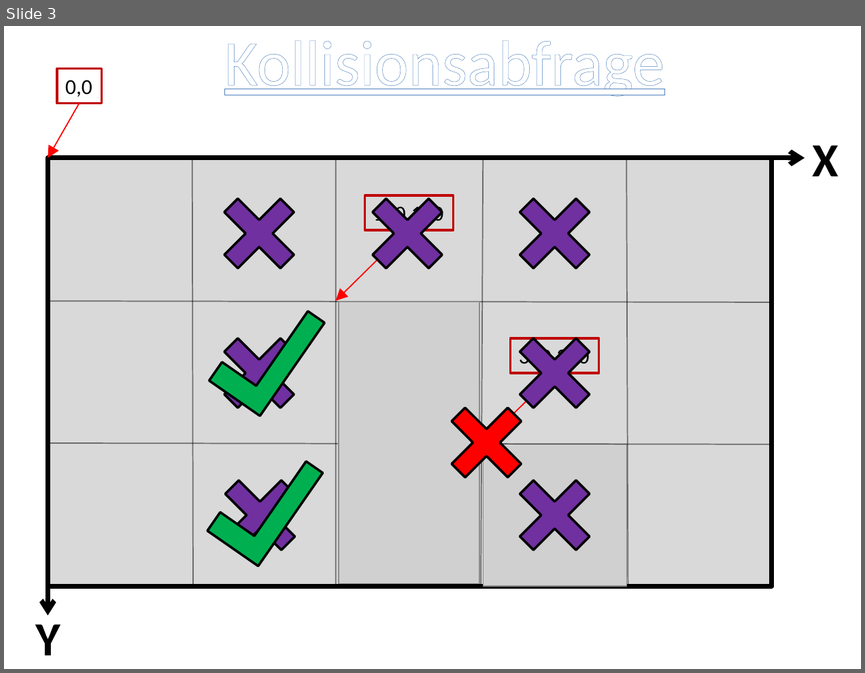
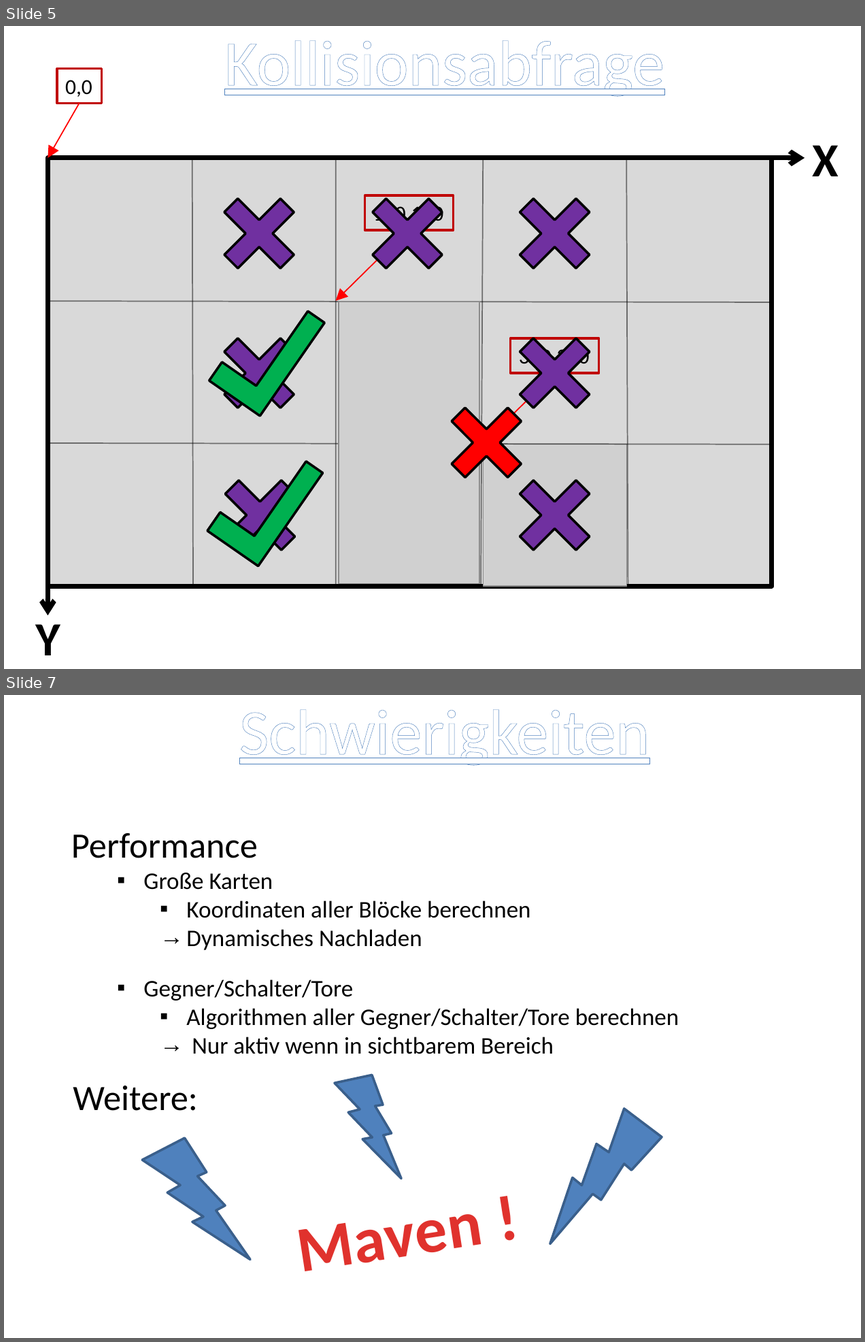
Before and after one commit to bjoern42/seproject42, a slide deck: seproject42.pptx. Shown one above the other, each under a label of ours: slide 3 before the commit, slides 5 and 7 after it; the slides between them are not shown. The pictures are 865x673 and 865x1342 pixels, drawn with LibreOffice and Linux fonts; fonts in the diff are those of the drawing; grey boxes stand for pictures. Boxes give left, top, right and bottom in pixels: in the first picture for what was removed or moved away, otherwise in the second. Text is boxed around its words. In the diff, an @@ line names an element or a change of style, - is before the commit and + after.

```diff
--- a/seproject42.pptx
+++ b/seproject42.pptx
@@ slide 7 added at <box>4,695,861,1338</box>, background #FFFFFF @@
@@ text added at <box>239,709,649,766</box>, 54 pt, text #FFFFFF, underline @@
+Schwierigkeiten
@@ text added at <box>71,833,258,858</box>, 30 pt, text #000000 @@
+Performance
@@ text added at <box>143,872,679,1054</box>, 20 pt, text #000000 @@
+▪ Große Karten
+  ▪ Koordinaten aller Blöcke berechnen
+  → Dynamisches Nachladen
+▪ Gegner/Schalter/Tore
+  ▪ Algorithmen aller Gegner/Schalter/Tore berechnen
+  → Nur aktiv wenn in sichtbarem Bereich
@@ lightning bolt added at <box>316,1066,424,1178</box>, fill #4F81BD, outline #3A5F8C 2 pt @@
@@ text added at <box>73,1085,198,1110</box>, 30 pt, text #000000 @@
+Weitere:
@@ lightning bolt added at <box>515,1099,683,1243</box>, fill #4F81BD, outline #3A5F8C 2 pt @@
@@ lightning bolt added at <box>142,1138,250,1259</box>, fill #4F81BD, outline #3A5F8C 2 pt @@
@@ text added at <box>280,1168,533,1291</box>, 54 pt, text gradient #E0322D to #A2201C, bold @@
+Maven !
@@ what was slide 3 is now slide 5 @@
```
Also in this commit, not shown: 3 other slides added.
